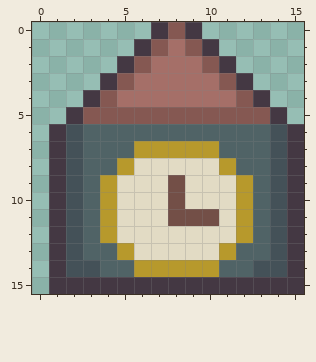
Two states of a pixel-art sprite, assets/05_map/paludIcon.png. This is how it looked before the edit.
The file is 16x16 pixels.
Once edited:
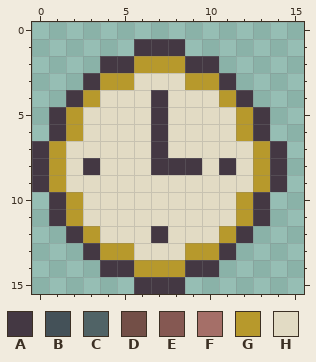
Palette (. is transparent): A #443843  B #445158  C #506366  D #734f47  E #855852  F #a56f68  G #b7992c  H #e2dbc4
The exact change:
Changed rows in their new state; - is an unchanged pixel.
first column x 0:
 0 -------...------
 1 -------AA..-----
 2 ----A-GGGAA.----
 3 ---AGGHHHGGA.---
 4 --AGHHHAHHHGA.--
 5 -AGHHHHAHHHHGA.-
 6 --GHHHHAHHHHGA..
 7 AGHHHHHAHHHHHGA.
 8 AGHAHH-AAA-AHGA.
 9 AGHHH---H---HGA.
10 --GHH---H----A..
11 --GHH---HHH--A..
12 -.AGH--A---GA...
13 -..AG----GGA....
14 -...AA---AA.....
15 -.....---.......
Boxes around the changes in both pictures, in picture pixels (x1, y1, x2, y2):
changed: (32, 22, 304, 294)
